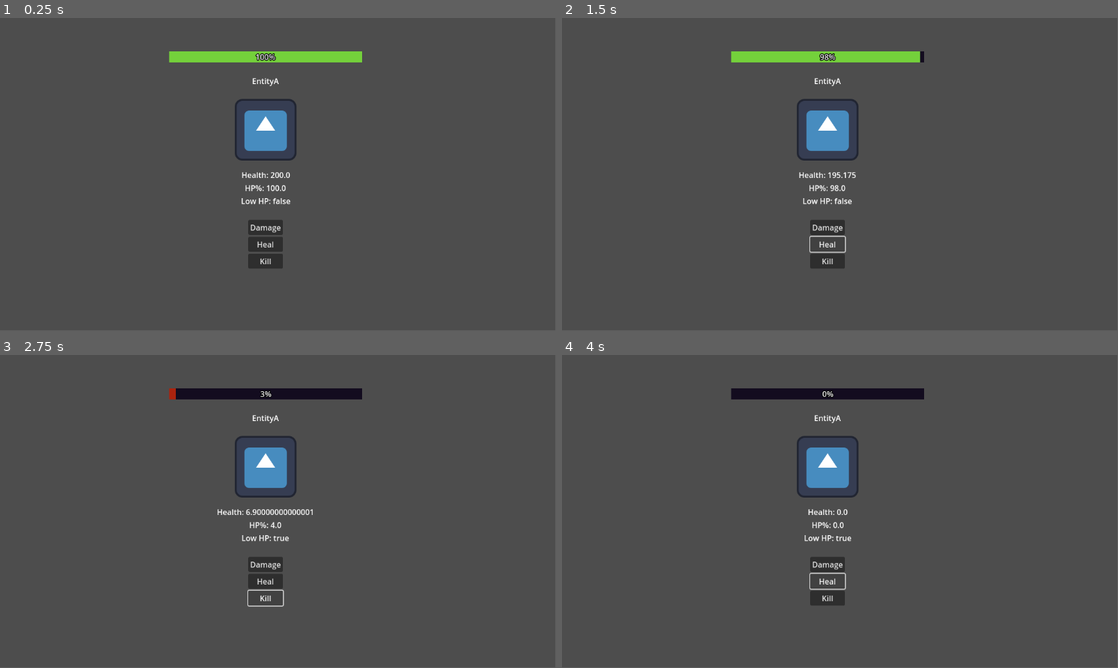
Above: before the commit, frames 1-4 (two rows, left to right).
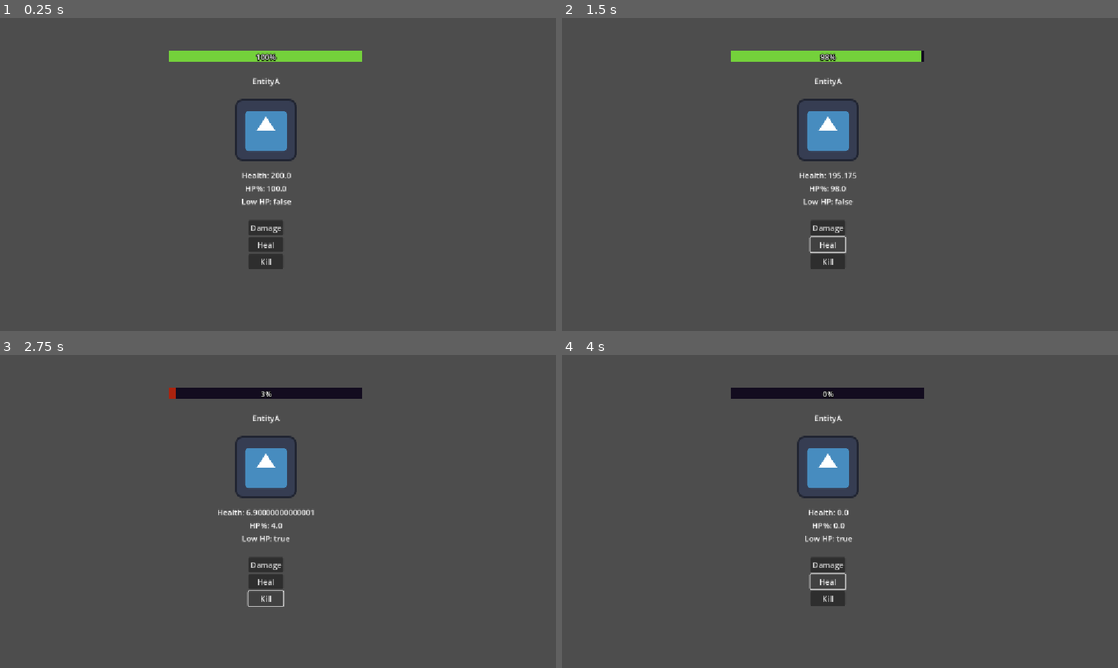
Above: after the commit, the same moments.

Repository: vexushi/vexushi-stats-system
Game: Godot game, scene res://debug/debug.tscn
Two runs of this game, one before a commit and one after it. Both use one fixed random seed, a clock stepped at 60 frames per second and the inputs below. The engine's default icon, where the game draws it, is replaced by a stand-in: a white triangle on a blue panel in a dark square.
Inputs:
- Up to frame 1 (0.25 s): no input
- Up to frame 2 (1.5 s): click "Damage" at 0.5 s; click "Heal" at 1.25 s
- Up to frame 3 (2.75 s): click "Kill" at 2 s
- Up to frame 4 (4 s): click "Damage" at 2.75 s; click "Heal" at 3.5 s
In our replay, the window is 799x449 before the commit and 800x450 after it. These sizes can differ from the game's own. Grey fills any space a smaller window leaves; there, only what the larger window draws over its background counts as a difference.

The runs differ from the first frame. In frame 1, 0.8% of the frame differs, in the area x 30-66%, y 10-81%; in frame 2, 0.9%; in frame 3, 0.9%; in frame 4, 0.8%.

Commit message:
chore: variable clean up & window setting

Diff:
--- a/entities/entity.gd
+++ b/entities/entity.gd
@@ -3,18 +3,15 @@
 @onready var nametag: Label = $Nametag
 @onready var sprite: Sprite2D = $Sprite
 
-@onready var health: Label = $Stats/VBoxContainer/Health
-@onready var health_percentage: Label = $Stats/VBoxContainer/HealthPercentage
-@onready var low_health: Label = $Stats/VBoxContainer/LowHealth
+@onready var health_label: Label = $Stats/VBoxContainer/Health
+@onready var health_percentage_label: Label = $Stats/VBoxContainer/HealthPercentage
+@onready var low_health_label: Label = $Stats/VBoxContainer/LowHealth
 
 @export var health_bar: ProgressBar
-
-@export var texture: CompressedTexture2D = load("res://icon.svg")
 
 # Called when the node enters the scene tree for the first time.
 func _ready() -> void:
 	nametag.text = self.name
-	sprite.texture = texture
 
 	if !has_node("HealthComponent"):
 		print("Health component not found!\n At %s" % [self.get_path()])
@@ -29,9 +26,9 @@
 func set_stats() -> void:
 	if has_node("HealthComponent"):
 		var health_component:HealthComponent = get_node("HealthComponent")
-		health.text = "Health: " + str(health_component.health)
-		health_percentage.text = "HP%: " + str(ceil(health_component.get_health_percent() * 100))
-		low_health.text = "Low HP: " + str(health_component.is_low())
+		health_label.text = "Health: " + str(health_component.health)
+		health_percentage_label.text = "HP%: " + str(ceil(health_component.get_health_percent() * 100))
+		low_health_label.text = "Low HP: " + str(health_component.is_low())
 	else: return
 
 
--- a/project.godot
+++ b/project.godot
@@ -14,3 +14,7 @@
 run/main_scene="uid://83l7btog1bkc"
 config/features=PackedStringArray("4.5", "Forward Plus")
 config/icon="res://icon.svg"
+
+[display]
+
+window/stretch/mode="canvas_items"
